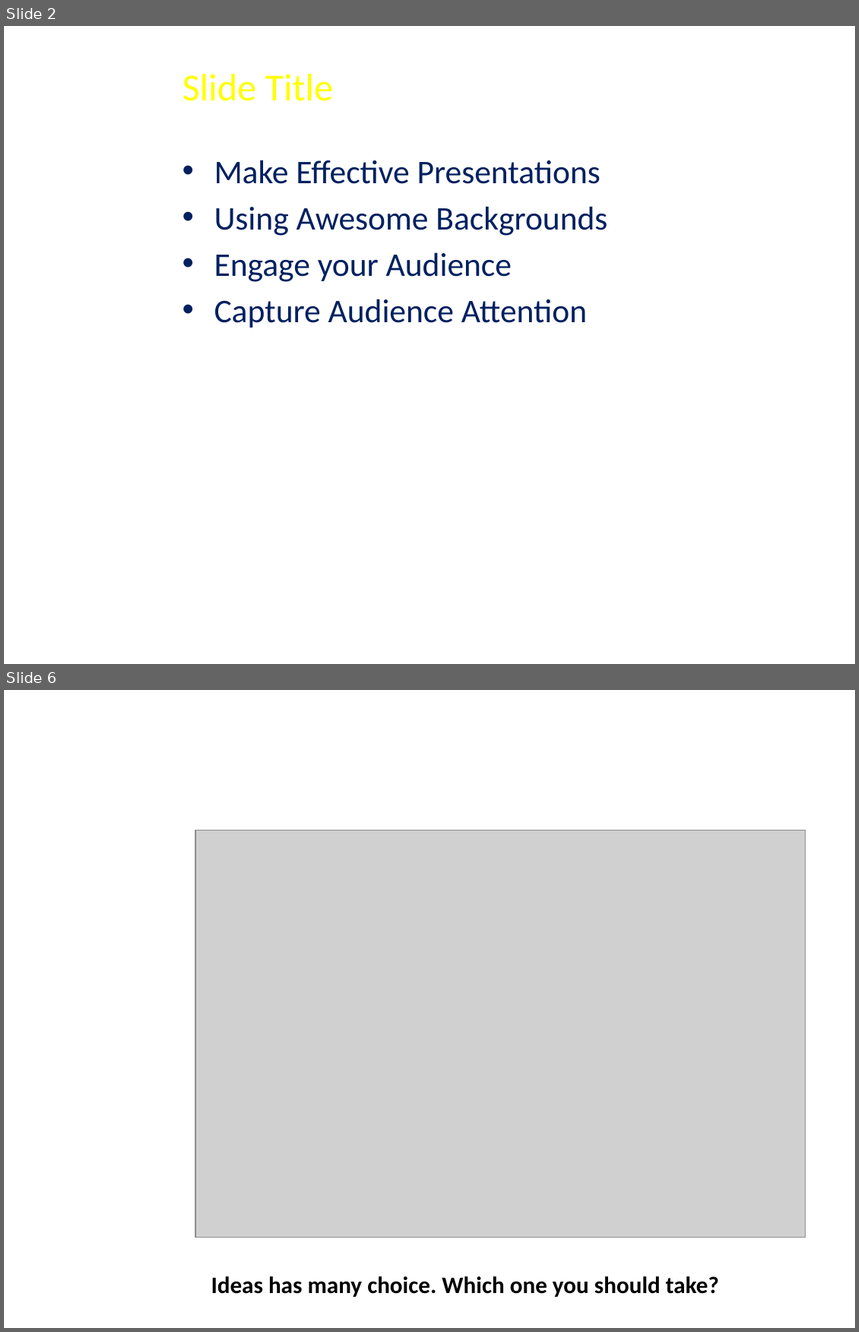
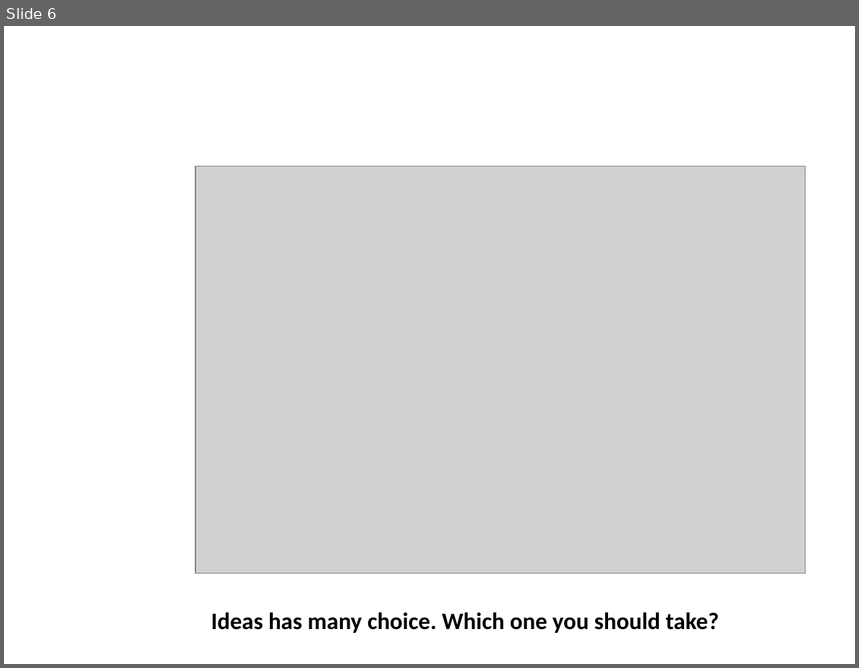
Before and after one commit to FeedMapping/Schema, a slide deck: slide/ppt/Mapping-Ideas.pptx. Shown one above the other, each under a label of ours: slides 2 and 6 before the commit, slide 6 after it; the slides between them are not shown. The pictures are 859x1332 and 859x668 pixels, drawn with LibreOffice and Linux fonts; fonts in the diff are those of the drawing; grey boxes stand for pictures; background and template pictures are left out. Boxes give left, top, right and bottom in pixels: in the first picture for what was removed or moved away, otherwise in the second. Text is boxed around its words. In the diff, an @@ line names an element or a change of style, - is before the commit and + after.

```diff
--- a/slide/ppt/Mapping-Ideas.pptx
+++ b/slide/ppt/Mapping-Ideas.pptx
@@ slide 2 removed at (x1=4, y1=26, x2=855, y2=664), background picture (left out) @@
@@ title removed at (x1=183, y1=74, x2=334, y2=101) @@
-Slide Title
@@ text removed at (x1=215, y1=160, x2=607, y2=328) @@
-• Make Effective Presentations
-• Using Awesome Backgrounds
-• Engage your Audience
-• Capture Audience Attention
```
Also in this commit, not shown: 3 slides changed, 7 slides added, 2 other slides removed.
